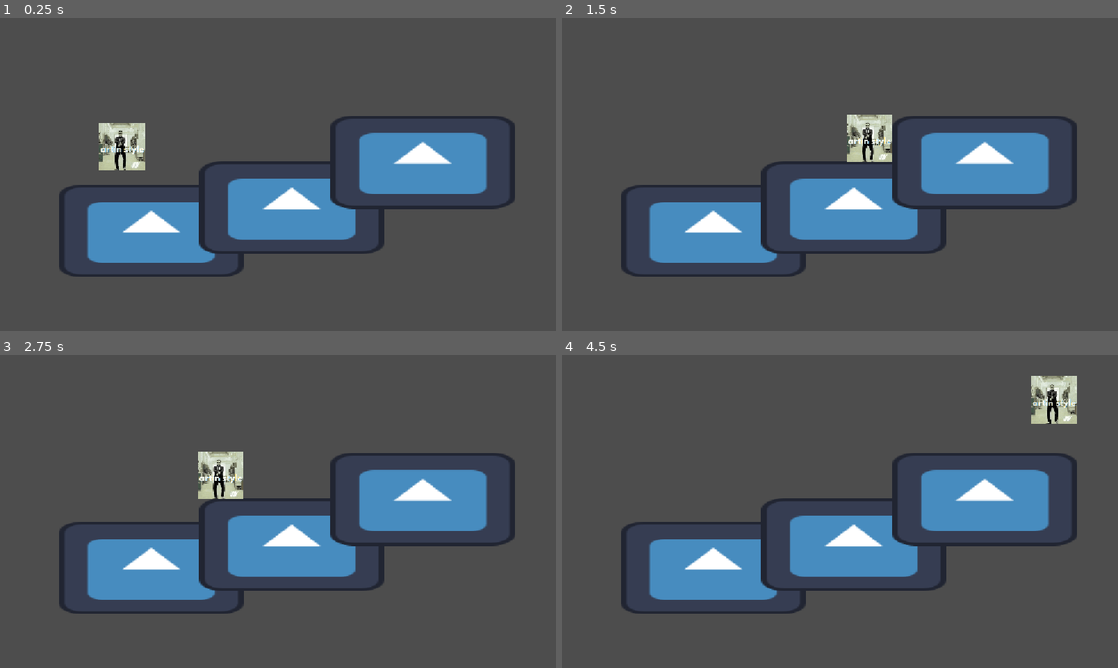
Above: before the commit, frames 1-4 (two rows, left to right).
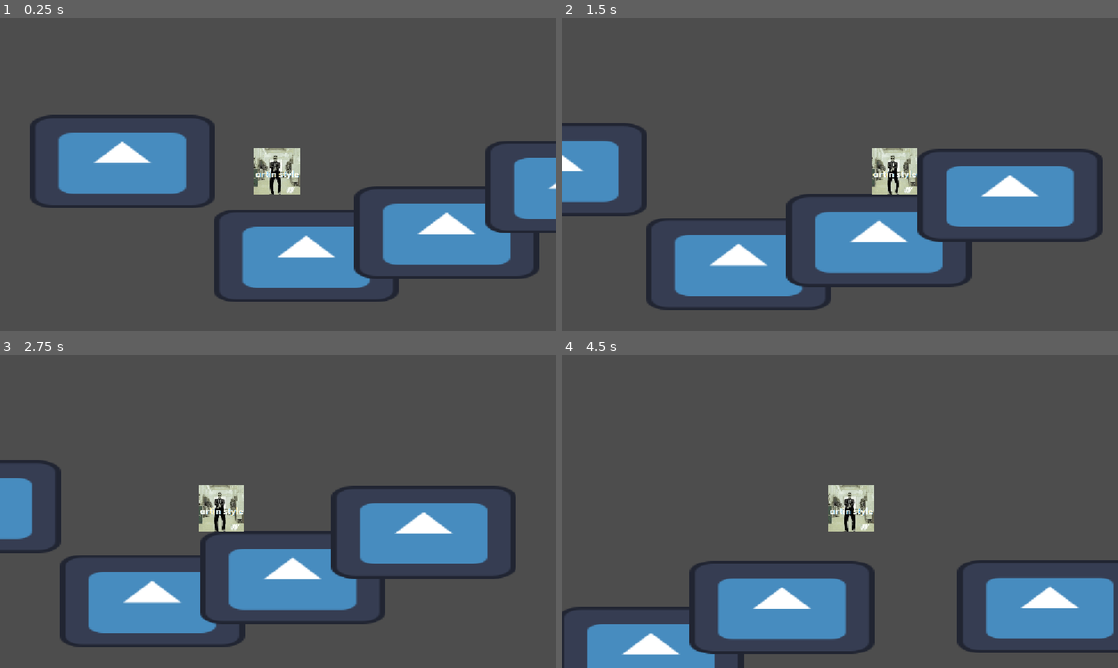
Above: after the commit, the same moments.

Repository: youconehead/Godot-and-fren
Game: Godot game, scene res://main.tscn
Two runs of this game, one before a commit and one after it. Both use one fixed random seed, a clock stepped at 60 frames per second and the inputs below. The engine's default icon, where the game draws it, is replaced by a stand-in: a white triangle on a blue panel in a dark square.
Inputs:
- Up to frame 1 (0.25 s): no input
- Up to frame 2 (1.5 s): tap Enter (ui_accept) at 0.5, 0.77 s; hold Right (ui_right) from 0.53 s (still down)
- Up to frame 3 (2.75 s): tap Enter (ui_accept) at 1.52 s; release Right (ui_right) at 2.03 s; hold Left (ui_left) from 2.03 s (still down)
- Up to frame 4 (4.5 s): release Left (ui_left) at 2.78 s; hold Right (ui_right) 2.78-4.28 s; tap Enter (ui_accept) at 3.02, 3.77 s; hold Left (ui_left) from 4.28 s (still down)

The runs differ from the first frame. In frame 1, 31% of the frame differs, in the area x 5-100%, y 30-91%; in frame 2, 25%; in frame 3, 22%; in frame 4, 30%.

Commit message:
basic obby

Diff:
--- a/main.tscn
+++ b/main.tscn
@@ -44,8 +44,53 @@
 scale = Vector2(2, 1)
 shape = SubResource("RectangleShape2D_corwe")
 
+[node name="Sprite2D4" type="Sprite2D" parent="level" unique_id=505364597]
+position = Vector2(852, -66)
+scale = Vector2(2, 1)
+texture = ExtResource("1_h2yge")
+
+[node name="CollisionShape2D4" type="CollisionShape2D" parent="level" unique_id=172015177]
+position = Vector2(852, -66)
+scale = Vector2(2, 1)
+shape = SubResource("RectangleShape2D_corwe")
+
+[node name="Sprite2D5" type="Sprite2D" parent="level" unique_id=608552521]
+position = Vector2(1192, -67)
+scale = Vector2(2, 1)
+texture = ExtResource("1_h2yge")
+
+[node name="CollisionShape2D5" type="CollisionShape2D" parent="level" unique_id=2068872240]
+position = Vector2(1192, -67)
+scale = Vector2(2, 1)
+shape = SubResource("RectangleShape2D_corwe")
+
+[node name="Sprite2D6" type="Sprite2D" parent="level" unique_id=1507630496]
+position = Vector2(1514, -136)
+scale = Vector2(2, 1)
+texture = ExtResource("1_h2yge")
+
+[node name="CollisionShape2D6" type="CollisionShape2D" parent="level" unique_id=323936474]
+position = Vector2(1514, -136)
+scale = Vector2(2, 1)
+shape = SubResource("RectangleShape2D_corwe")
+
+[node name="Sprite2D7" type="Sprite2D" parent="level" unique_id=567718179]
+position = Vector2(-147, -100)
+scale = Vector2(2, 1)
+texture = ExtResource("1_h2yge")
+
+[node name="CollisionShape2D7" type="CollisionShape2D" parent="level" unique_id=114002951]
+position = Vector2(-147, -100)
+scale = Vector2(2, 1)
+shape = SubResource("RectangleShape2D_corwe")
+
 [node name="character" type="CharacterBody2D" parent="." unique_id=312007856]
 script = ExtResource("2_0xm2m")
+
+[node name="Camera2D" type="Camera2D" parent="character" unique_id=1440428397]
+position = Vector2(68, -111)
+zoom = Vector2(1.5, 1.5)
+drag_horizontal_enabled = true
 
 [node name="Sprite2D" type="Sprite2D" parent="character" unique_id=1412068338]
 position = Vector2(66.5, -115.5)
@@ -56,7 +101,3 @@
 position = Vector2(67, -115.5)
 scale = Vector2(0.5, 0.5)
 shape = SubResource("RectangleShape2D_unwc6")
-
-[node name="Camera2D" type="Camera2D" parent="." unique_id=1440428397]
-position = Vector2(282, -48)
-zoom = Vector2(1.5, 1.5)
